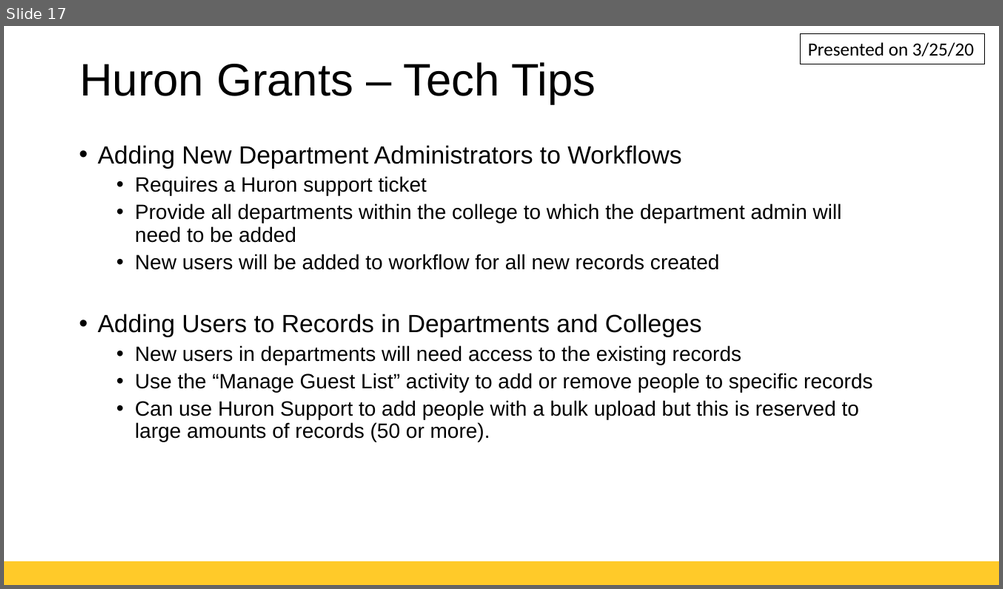
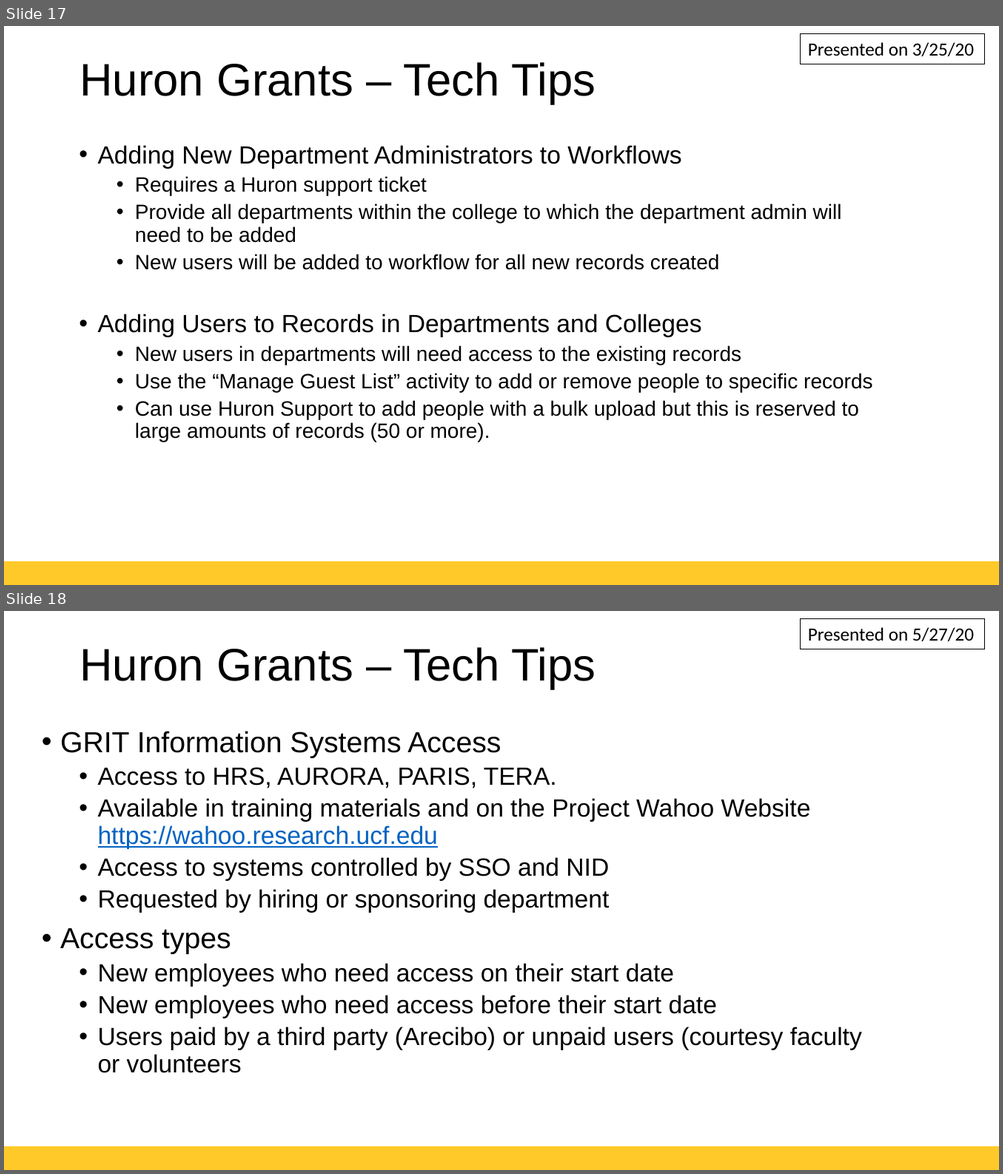
Before and after one commit to ORC-RIS/wahoo-website, a slide deck: files/GRITTechTips.pptx. Shown one above the other, each under a label of ours: slide 17 before the commit, slides 17 and 18 after it. The pictures are 1003x589 and 1003x1174 pixels, drawn with LibreOffice and Linux fonts; fonts in the diff are those of the drawing; background and template pictures are left out. Boxes give left, top, right and bottom in pixels: in the first picture for what was removed or moved away, otherwise in the second. Text is boxed around its words. In the diff, an @@ line names an element or a change of style, - is before the commit and + after.

Commit message:
WEBSITE-138: multiple changes to img, ppt and pdf documents

```diff
--- a/files/GRITTechTips.pptx
+++ b/files/GRITTechTips.pptx
@@ slide 18 added at <box>4,611,999,1170</box>, background #FFFFFF; not listed: 1 template element that a slide beside it also shows @@
@@ rectangle added at <box>800,619,984,649</box>, outline #000000 0.75 pt, 18 pt, text #000000 @@
+Presented on 5/27/20
@@ title added at <box>79,647,595,689</box>, 44 pt, text #000000 @@
+Huron Grants – Tech Tips
@@ text added at <box>60,731,862,1073</box>, 24 pt, text #000000 @@
+• GRIT Information Systems Access
+  • Access to HRS, AURORA, PARIS, TERA.
+  • Available in training materials and on the Project Wahoo Website https://wahoo.research.ucf.edu
+  • Access to systems controlled by SSO and NID
+  • Requested by hiring or sponsoring department
+• Access types
+  • New employees who need access on their start date
+  • New employees who need access before their start date
+  • Users paid by a third party (Arecibo) or unpaid users (courtesy faculty or volunteers
```
Also in this commit, not shown: 3 other slides added, 6 other files.
